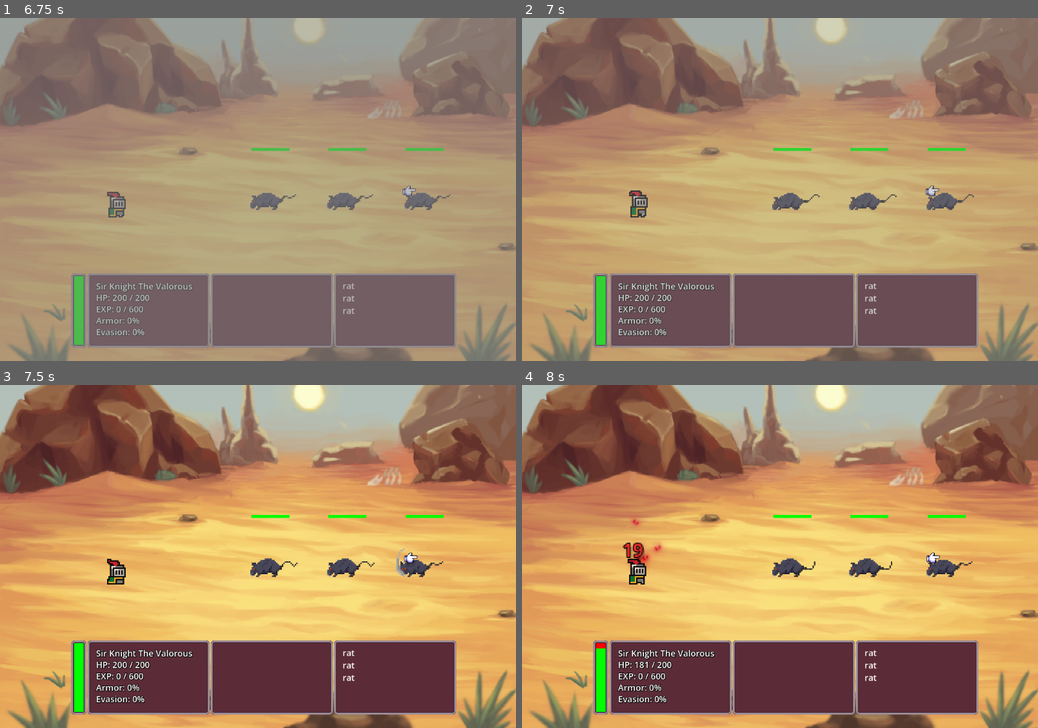
Above: before the commit, frames 1-4 (two rows, left to right).
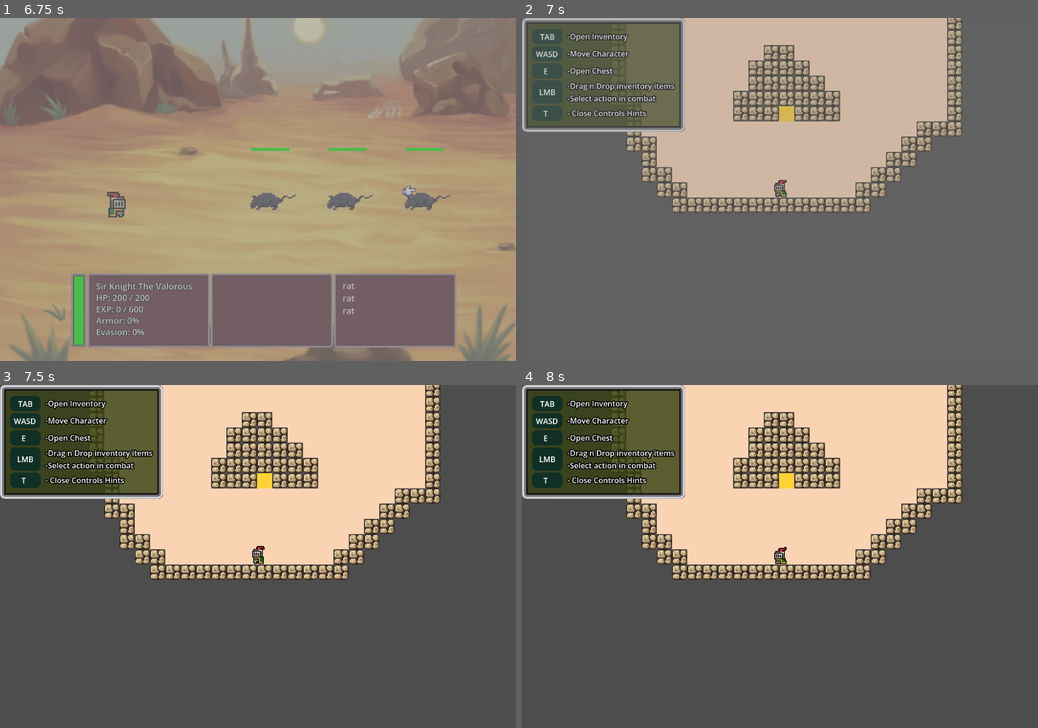
Above: after the commit, the same moments.

Repository: JosiahKey/new-beginnings-version-0.1.0
Game: Godot game, scene res://Scenes/main.tscn
Same seed, same stepped clock (60 frames per second), same inputs: the game is played once before the commit and once after it.
Inputs (mouse positions are in pixels of both pictures, inside the frame that each line leads up to):
- Up to frame 1 (6.75 s): tap Enter at 0.5, 2, 3.5 s; move the mouse to (371, 172) at 0.52 s; hold D (move_right) 0.53-1.25 s; hold U (run_away, bound only after the commit) 0.53-1.25 s; click (371, 172) at 0.67 s; tap Space at 1.25, 2.75, 5 s; drag from (154, 206) to (196, 114) at 1.27 s; move the mouse to (309, 114) at 2.02 s; hold D (move_right) 2.03-2.75 s; hold E (Interact) 2.03-2.75 s; tap U (run_away, bound only after the commit) at 2.3 s; drag from (232, 258) to (103, 138) at 2.77 s; move the mouse to (412, 240) at 3.52 s; hold A (move_left) 3.53-4.25 s; hold U (run_away, bound only after the commit) 3.53-4.25 s; tap G (debuggenerateitem) at 4.15 s; drag from (103, 138) to (263, 114) at 4.27 s; move the mouse to (283, 189) at 5.02 s; hold S (move_down) 5.03-5.75 s; hold U (run_away, bound only after the commit) 5.03-5.75 s; click (283, 189) at 5.1 s; drag from (180, 103) to (154, 206) at 5.77 s; move the mouse to (371, 172) at 6.52 s; hold W (move_up) from 6.53 s (still down); hold T (hidehint) from 6.53 s (still down)
- Up to frame 2 (7 s): keep holding W (move_up); keep holding T (hidehint); tap U (run_away, bound only after the commit) at 6.8 s
- Up to frame 3 (7.5 s): release W (move_up) at 7.25 s; release T (hidehint) at 7.25 s; drag from (154, 573) to (263, 481) at 7.27 s
- Up to frame 4 (8 s): no input

Frame 1 is identical in both runs. In frame 2, 82% of the frame differs, in the area x 0-100%, y 0-100%; in frame 3, 99%; in frame 4, 99%.

Commit message:
hotfix #1
-jewelry accuracy still rolling only 1
-merchant dialogue not working correctly

Diff:
--- a/Scripts/combat_player.gd
+++ b/Scripts/combat_player.gd
@@ -174,6 +174,9 @@
 	await player_spr.animation_finished
 	player_spr.play("idle")
 
-
 func _on_player_sprite_animation_finished() -> void:
 	player_spr.play("idle")
+
+func _input(event: InputEvent) -> void:
+	if event.is_action_pressed("run_away"):
+		SignalBus.combat_exited.emit()
--- a/Scripts/combat_ui.gd
+++ b/Scripts/combat_ui.gd
@@ -53,7 +53,7 @@
 	+ "\nChance to hit: " + str(int(PlayerData.stat_data["Accuracy"]+5)) + "%"
 	action4.tooltip_text = "Don't do it you coward"
 	action5.tooltip_text = "Reduces HP by 10% of max HP"\
-	+ "\nAttack one enemy once for 25 bonus damage\nper strength with 20% less accuracy"\
+	+ "\nAttack one enemy once for 25 bonus damage\nper 1 strength with 20% less accuracy"\
 	+ "\nDamage: " + str(int(PlayerData.get_min_damage()+ PlayerData.get_total_stength() * 25)) + "-" + str(int(PlayerData.get_max_damage()+ PlayerData.get_total_stength() * 25))\
 	+ "\nChance to hit: " + str(int(PlayerData.stat_data["Accuracy"]-20)) + "%"
 
@@ -105,7 +105,6 @@
 	if num_of_heals <= 0:
 		action2.disabled = true
 
-
 func _on_action_button_3_pressed() -> void:
 	get_node("select").playing = true
 	$Background_Image/Player.player_aoe_action()
--- a/Scripts/item_generator.gd
+++ b/Scripts/item_generator.gd
@@ -8,7 +8,7 @@
 
 func _input(event: InputEvent) -> void:
 	if event.is_action_pressed("debuggenerateitem"):
-		generate_item("","legendary","")
+		generate_item("Jewelry","legendary","")
 
 func generate_reward(type: String = "", rarity: String = "", slot: String = ""):
 	var new_item = ItemGeneration(type, rarity, slot)
@@ -123,9 +123,9 @@
 func ItemDetermineStats(item_id, item_rarity, stat) -> float:
 	var stat_value: int
 	randomize()
-	if GameData.base_item_data[item_id]["Type"] == "Jewelry" && stat == "Accurecy":
+	if GameData.base_item_data[item_id]["Type"] == "Jewelry" and stat == "Accuracy":
 		stat_value = randi_range(2,6) * int(GameData.base_item_data[item_id][stat])
-	if GameData.item_mitigation_stats.has(stat):
+	elif GameData.item_mitigation_stats.has(stat):
 		stat_value = randi_range(2,6) * int(GameData.base_item_data[item_id][stat])
 	elif GameData.item_attribute_stats.has(stat):
 		stat_value = randi_range(1,2) * int(GameData.base_item_data[item_id][stat])
@@ -133,6 +133,7 @@
 		stat_value = (ceili(randf_range(0.8, 1.2) * GameData.base_item_data[item_id][stat])) * GameData.base_item_data[item_id][item_rarity + "Multi"]
 	else:
 		stat_value = GameData.base_item_data[item_id][stat]
+	print(stat + ": "+ str(stat_value))
 	return stat_value
 
 func ItemDetermineUniqueId(item :Dictionary) -> int:
--- a/project.godot
+++ b/project.godot
@@ -98,6 +98,11 @@
 "events": [Object(InputEventKey,"resource_local_to_scene":false,"resource_name":"","device":-1,"window_id":0,"alt_press …(192 unchanged characters)…
 ]
 }
+run_away={
+"deadzone": 0.2,
+"events": [Object(InputEventKey,"resource_local_to_scene":false,"resource_name":"","device":-1,"window_id":0,"alt_pressed":false,"shift_pressed":false,"ctrl_pressed":false,"meta_pressed":false,"pressed":false,"keycode":0,"physical_keycode":85,"key_label":0,"unicode":117,"location":0,"echo":false,"script":null)
+]
+}
 
 [physics]
 
